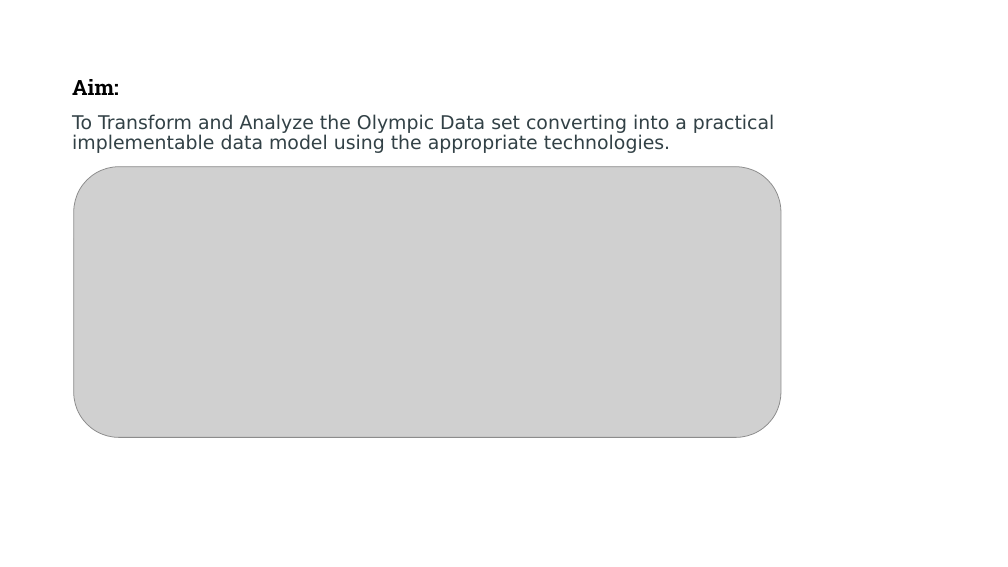
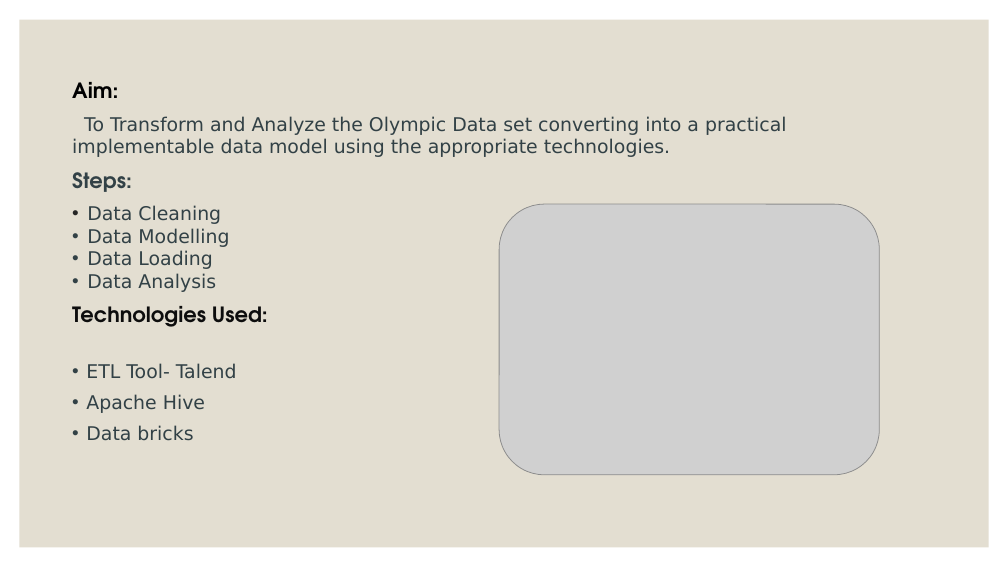
Before and after one commit to ChilukaRaveena/scala, a slide deck: slide 1 of SOWMYA.YALAVARTHI MINIPROJECT.pptx (slide 2 before the commit). Drawn at 1008x567 pixels with LibreOffice and Linux fonts; fonts in the diff are those of the drawing; grey boxes stand for pictures; background and template pictures are left out. Boxes give left, top, right and bottom in pixels: in the first picture for what was removed or moved away, otherwise in the second. Text is boxed around its words. In the diff, an @@ line names an element or a change of style, - is before the commit and + after.

```diff
--- a/SOWMYA.YALAVARTHI MINIPROJECT.pptx
+++ b/SOWMYA.YALAVARTHI MINIPROJECT.pptx
@@ rectangle added at (20,20,989,547), fill #E3DED1 @@
@@ text at (72,82,787,157): font Roboto Slab to TeX Gyre Adventor in "Aim:"; line spacing 0.9 to 1; less space between paragraphs @@
@@ text at (72,172,268,441): paragraphs added @@
+Steps:
+• Data Cleaning
+• Data Modelling
+• Data Loading
+• Data Analysis
+Technologies Used:
+• ETL Tool- Talend
+• Apache Hive
+• Data bricks
@@ picture: place and size @@
-picture at (74,167,781,438)
+picture at (499,204,879,475)
@@ ellipse removed at (945,517,979,551) @@
```
Also in this commit, not shown: 19 other slides changed, 2 slides added, 3 slides removed.
